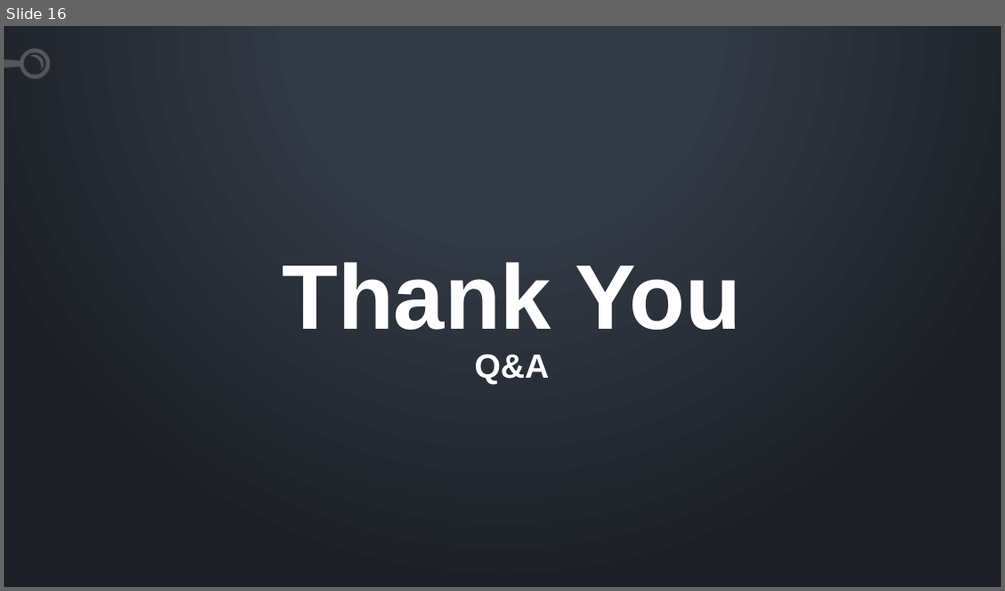
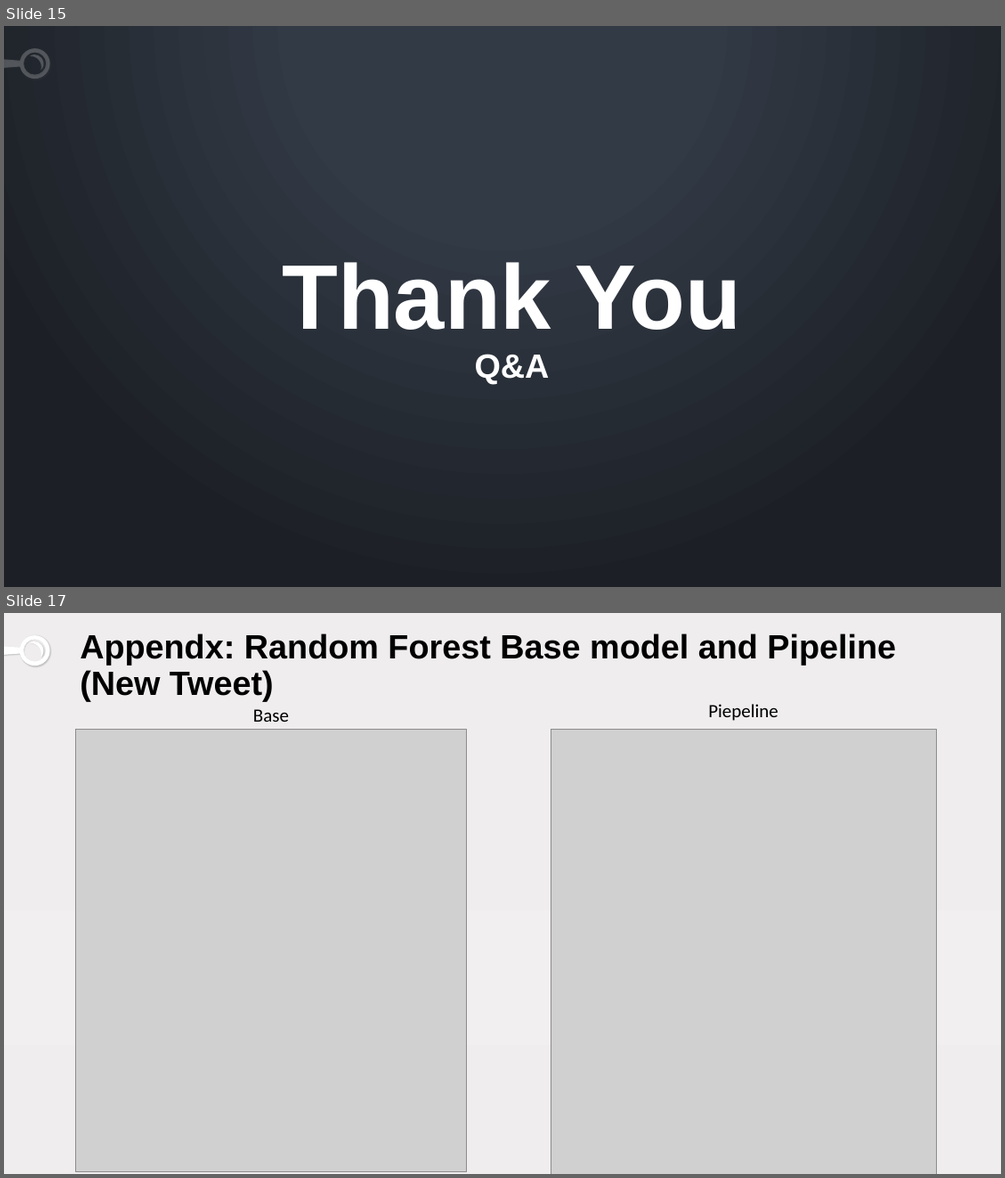
Before and after one commit to samlimish/Project5, a slide deck: twitter.pptx. Shown one above the other, each under a label of ours: slide 16 before the commit, slides 15 and 17 after it; the slides between them are not shown. The pictures are 1005x591 and 1005x1178 pixels, drawn with LibreOffice and Linux fonts; fonts in the diff are those of the drawing; grey boxes stand for pictures. Boxes give left, top, right and bottom in pixels: in the first picture for what was removed or moved away, otherwise in the second. Text is boxed around its words. In the diff, an @@ line names an element or a change of style, - is before the commit and + after.

```diff
--- a/twitter.pptx
+++ b/twitter.pptx
@@ slide 17 added at [4, 613, 1001, 1174], background gradient #EFEDEE to #F1EFF0 to #EFEBEC @@
@@ freeform shape added at [4, 635, 49, 666], fill #FFFFFF @@
@@ title added at [80, 633, 896, 701], 32.4 pt, text #000000, bold @@
+Appendx: Random Forest Base model and Pipeline (New Tweet)
@@ text added at [253, 709, 289, 722], 18 pt, text #000000 @@
+Base
@@ text added at [708, 704, 778, 721], 18 pt, text #000000 @@
+Piepeline
@@ picture added at [76, 729, 466, 1172] @@
@@ picture added at [550, 729, 936, 1174] @@
@@ what was slide 16 is now slide 15 @@
```
Also in this commit, not shown: 9 slides changed, 3 other slides added, 1 slide removed, 50 other files.
